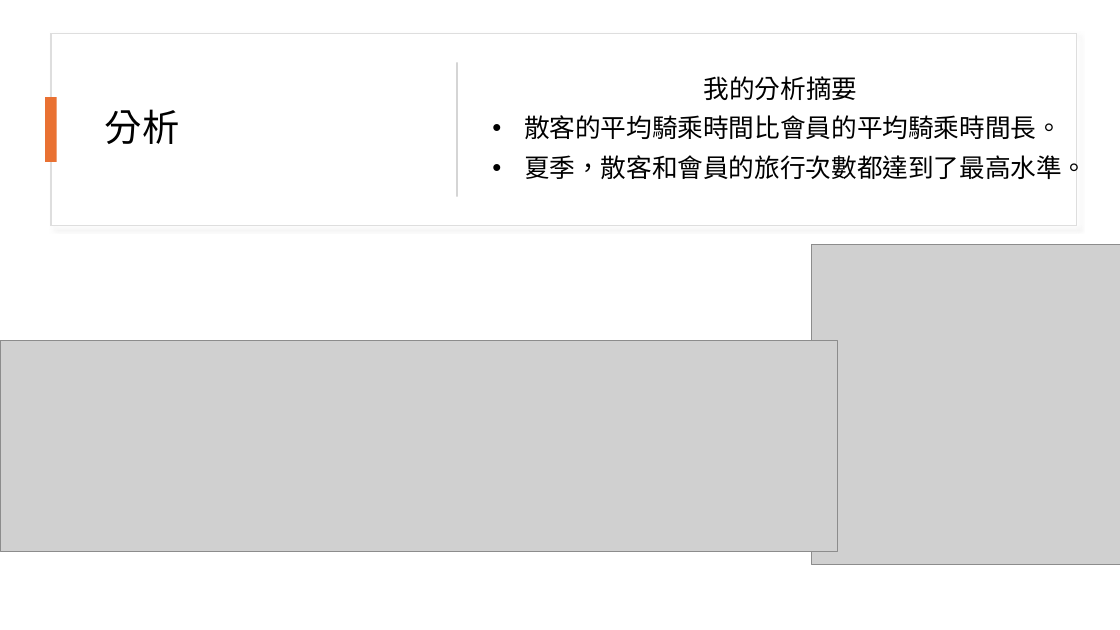
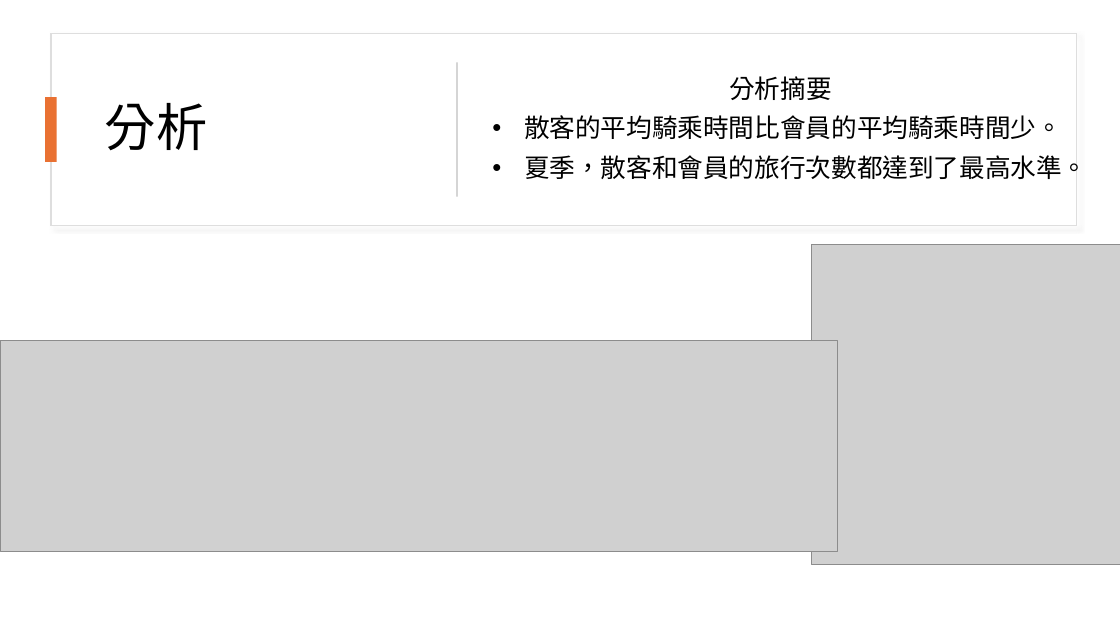
Before and after one commit to y4611676/Unanimous-Project, a slide deck: slide 9 of Bike_Share/共享單車如何成功.pptx. Drawn at 1120x630 pixels with LibreOffice and Linux fonts; fonts in the diff are those of the drawing; grey boxes stand for pictures. Boxes give left, top, right and bottom in pixels: in the first picture for what was removed or moved away, otherwise in the second. Text is boxed around its words. In the diff, an @@ line names an element or a change of style, - is before the commit and + after.

```diff
--- a/Bike_Share/共享單車如何成功.pptx
+++ b/Bike_Share/共享單車如何成功.pptx
@@ title "分析" at bbox=[105, 103, 208, 151]: size 32 to 44 pt @@
@@ text at bbox=[524, 76, 1062, 139]: text changed @@
-我的分析摘要
-• 散客的平均騎乘時間比會員的平均騎乘時間長。
+分析摘要
+• 散客的平均騎乘時間比會員的平均騎乘時間少。
```
Also in this commit, not shown: 12 other slides changed, 1 other file.
